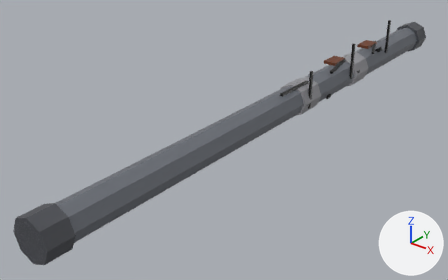
Renders of the glTF model assets/generated/items/pipe_w2.glb from each side of a commit.
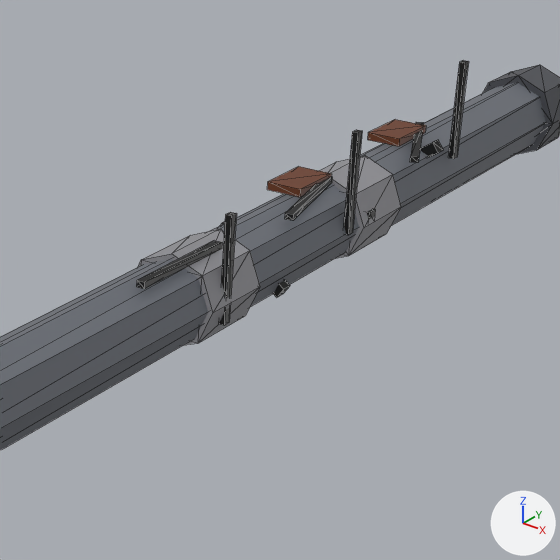
There are two pictures of each version: one whole from a 50 mm lens placed at (0.407, -0.342, 0.311), pointed at (-0.047, 0.226, -0.041), one close up on the part from 52% to 94% of the width and 0% to 67% of the height. The axes (+X, +Y, +Z) are drawn at lower right. The lights are the same throughout. The first two pictures are the older version. The close-ups show mesh edges as thin lines. Vertices at exactly the same position are counted once.

Before the edit, the objects in view are built like this:
```python
me_pipe_w2 = bpy.data.meshes.new('pipe_w2')
me_pipe_w2.from_pydata(...)  # 168 vertices, 272 faces; spans x -0.024..0.024, y -0.1..0.7, z -0.024..0.061
me_pipe_w2.materials.append(mat_defaultmaterial)
ob_pipe_w2 = bpy.data.objects.new('pipe_w2', me_pipe_w2)
ob_pipe_w2.location = (0.0, 0.0, 0.0)
```
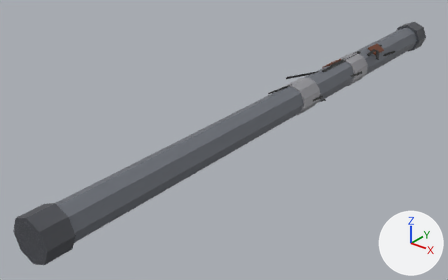
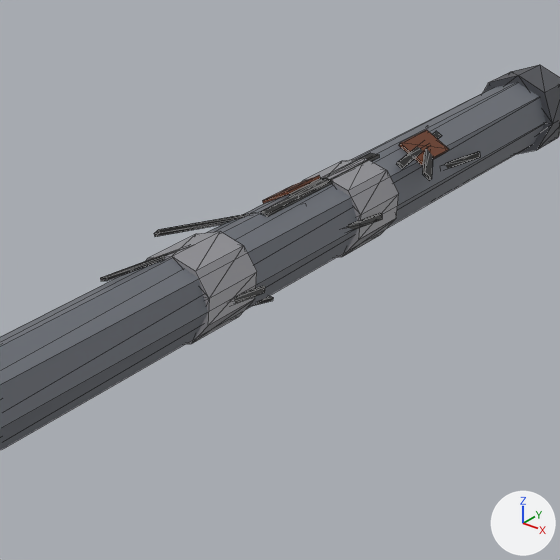
The edits, one by one:
me_pipe_w2 is used by ob_pipe_w2; location (0.0, 0.0, 0.0).
me_pipe_w2 had 168 vertices, 272 faces and spanned x -0.024..0.024, y -0.1..0.7, z -0.024..0.061.
me_pipe_w2 now has 200 vertices, 324 faces and spans x -0.032..0.032, y -0.1..0.7, z -0.024..0.024.
me_pipe_w2 part 1: a new loose piece, a 10-sided cylinder along y spanning x -0.02..0.02, y 0.446..0.486, z -0.021..0.021, in mat_defaultmaterial.
me_pipe_w2 part 2: a new loose piece, a 10-sided cylinder along y spanning x -0.02..0.02, y 0.308..0.349, z -0.021..0.021, in mat_defaultmaterial.
me_pipe_w2 part 3: the loose piece of 8 vertices spanning x -0.006..0.022, y 0.499..0.556, z 0.02..0.023 is multiplied about its middle by the matrix ((1.072, -0.138, 0.775), (-0.097, 1.276, 0.361), (-0.781, -0.348, 1.019)), then moved by (0.005, 0.005, -0.006).
me_pipe_w2 part 4: a new loose piece, a box spanning x -0.0025..0.0025, y 0.4152..0.4968, z 0.0191..0.0207, in mat_defaultmaterial.
me_pipe_w2 part 5: 7 loose pieces with 56 vertices, spanning x -0.022..0.022, y 0.272..0.549, z -0.016..0.061, are deleted.
Part 6, on me_pipe_w2:
55 vertices are removed from x -0.022..0.022, y 0.308..0.548, z -0.022..0.024.
92 faces are deleted.
1 vertex moves within x 0.004, y 0.446, z 0.02.
77 vertices are added at x -0.032..0.024, y 0.272..0.558, z -0.021..0.022.
9 new vertices lie (0.018, 0.048, 0.0) away from vertices in x -0.028..-0.007, y 0.335..0.489, z -0.021..-0.009.
9 new vertices lie (0.006, 0.035, 0.0) away from vertices in x 0.015..0.018, y 0.315..0.54, z -0.003..0.007.
144 new faces join them.

Location of each change, (x1, y1, x2, y2) in pixels of the close-ups (560 x 560 px; the box of a moved part takes in the faces that stretch with it):
'pipe_w2', reshaped: before (0, 60, 560, 450); after (0, 65, 560, 450)
part 1 of me_pipe_w2, added: after (302, 158, 399, 257)
part 2 of me_pipe_w2, added: after (146, 232, 257, 344)
part 3 of me_pipe_w2, moved or reshaped: before (410, 122, 424, 163); after (422, 147, 433, 181)
part 4 of me_pipe_w2, added: after (290, 153, 379, 196)
part 5 of me_pipe_w2, deleted: before (137, 60, 468, 325)
part 6 of me_pipe_w2, cut back: before (138, 119, 426, 345); after (100, 130, 480, 306)
